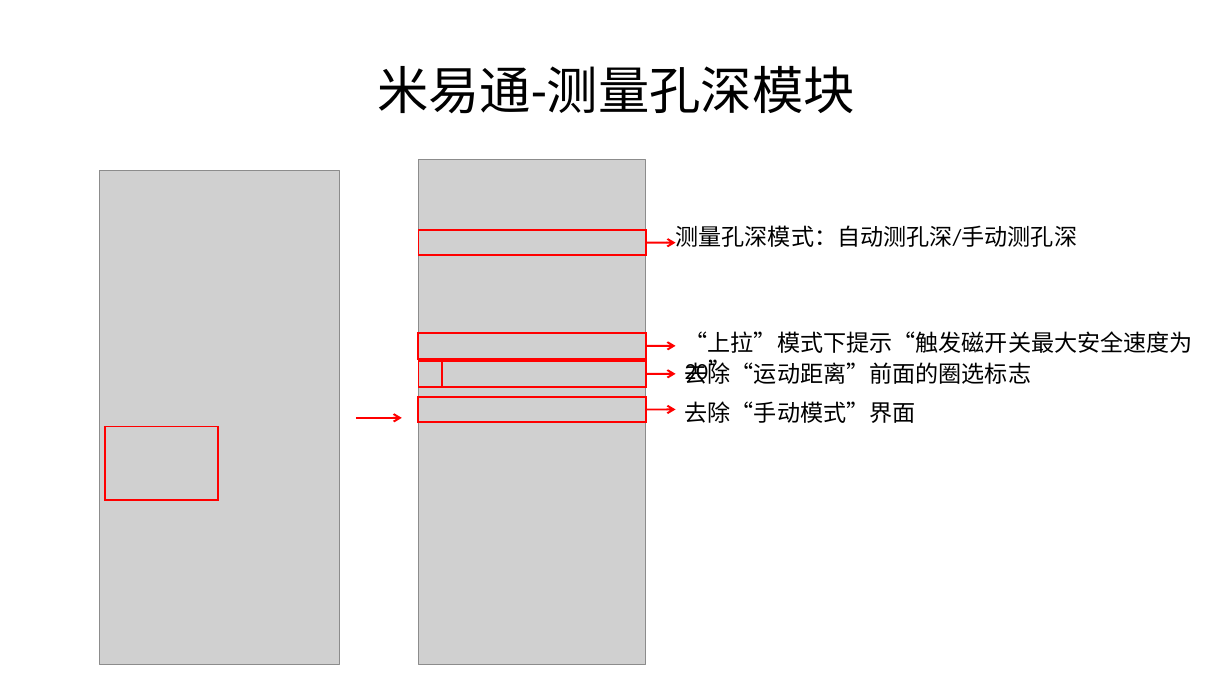
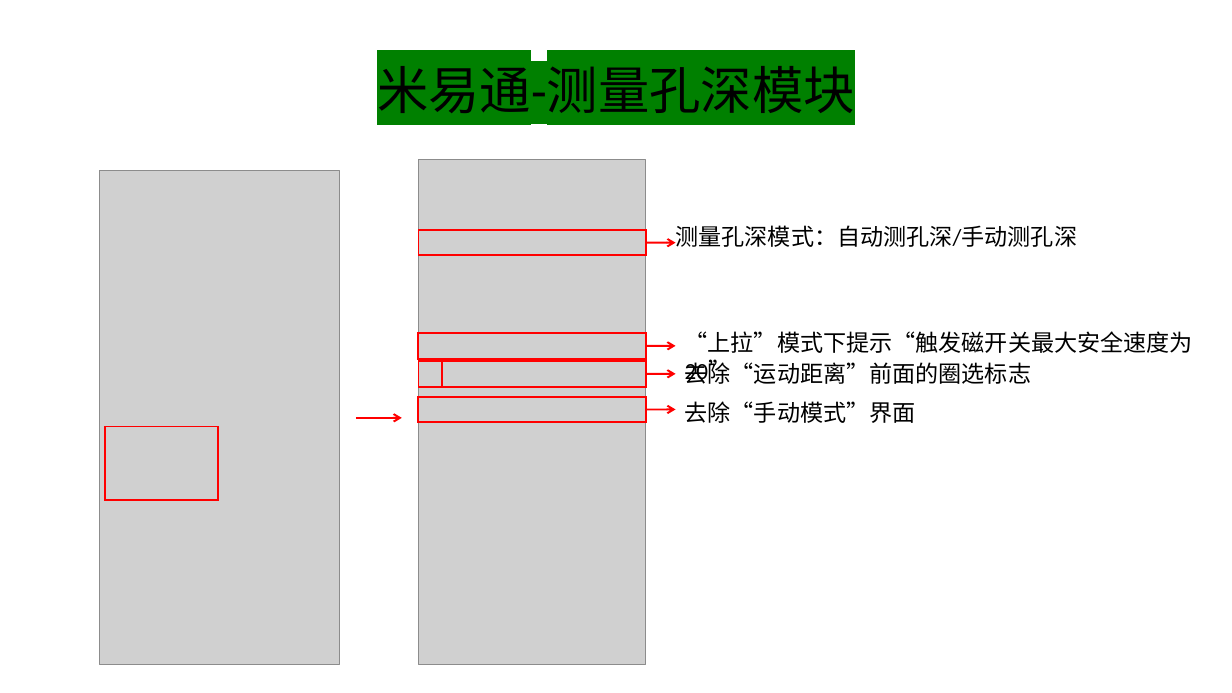
Before and after one commit to Lumberjack100/medo-backup, a slide deck: slide 6 of 米易通/需求/ADME/AC60米易通界面结构调整1.1.pptx. Drawn at 1232x693 pixels with LibreOffice and Linux fonts; fonts in the diff are those of the drawing; grey boxes stand for pictures. Boxes give left, top, right and bottom in pixels: in the first picture for what was removed or moved away, otherwise in the second. Text is boxed around its words. In the diff, an @@ line names an element or a change of style, - is before the commit and + after.

```diff
--- a/米易通/需求/ADME/AC60米易通界面结构调整1.1.pptx
+++ b/米易通/需求/ADME/AC60米易通界面结构调整1.1.pptx
@@ title "米易通-测量孔深模块" at box(377, 57, 854, 113): highlight none to #008000 @@
```
Also in this commit, not shown: 1 other slide changed, 38 other files.
